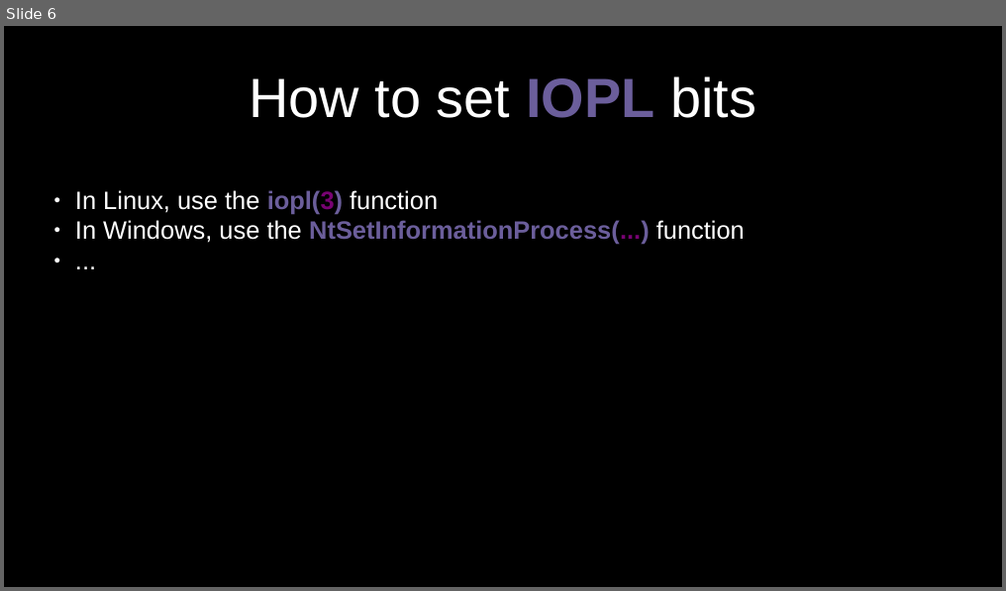
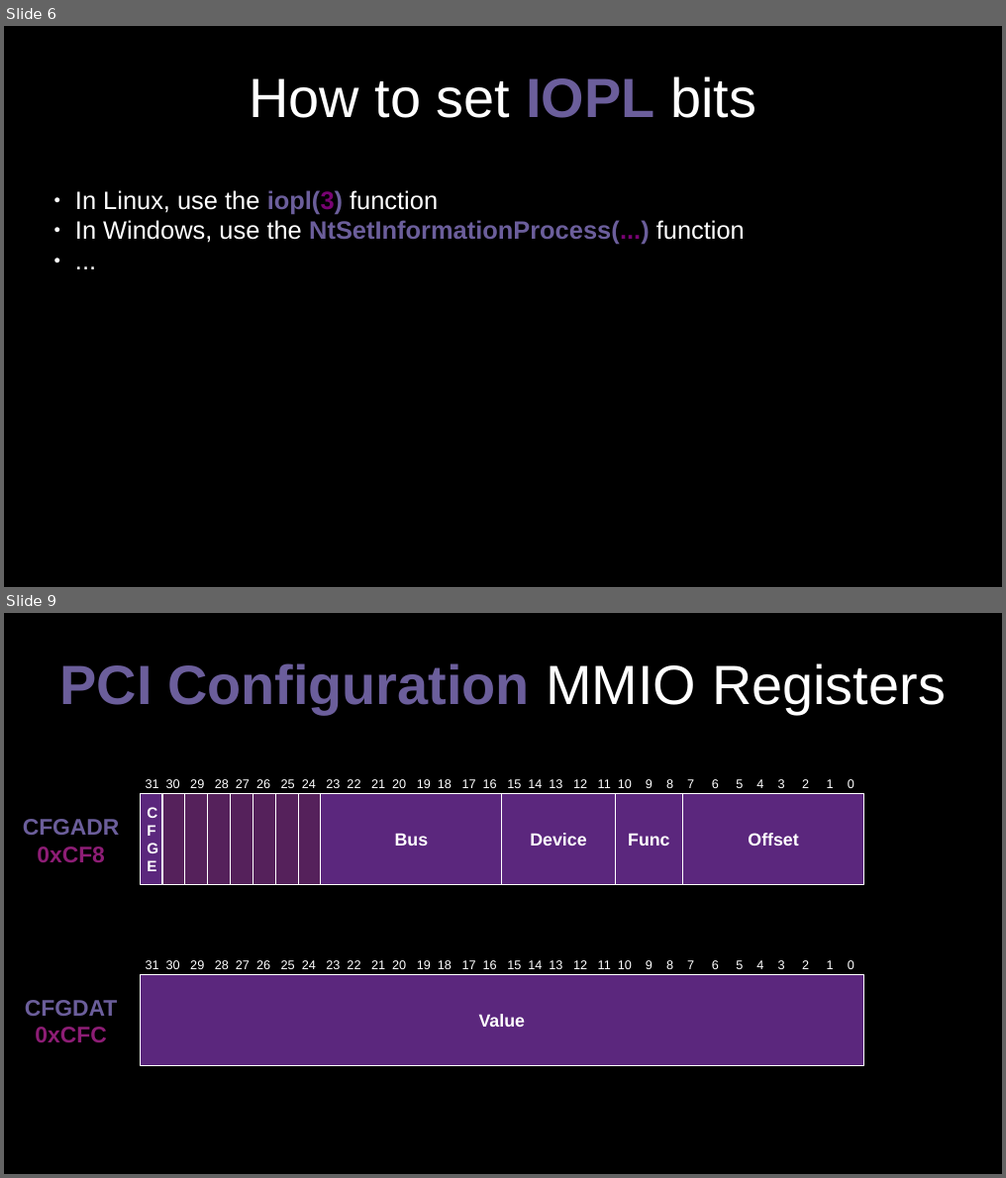
Before and after one commit to 0x0000z3r0/bios, a slide deck: docs/paper/BIOS.odp. Shown one above the other, each under a label of ours: slide 6 before the commit, slides 6 and 9 after it; the slides between them are not shown. The pictures are 1006x591 and 1006x1178 pixels, drawn with LibreOffice and Linux fonts; fonts in the diff are those of the drawing. Boxes give left, top, right and bottom in pixels: in the first picture for what was removed or moved away, otherwise in the second. Text is boxed around its words. In the diff, an @@ line names an element or a change of style, - is before the commit and + after.

```diff
--- a/docs/paper/BIOS.odp
+++ b/docs/paper/BIOS.odp
@@ slide 9 added at [4, 613, 1002, 1174], background #000000 @@
@@ title added at [60, 663, 945, 714], 44 pt, text #6B5E9B, bold @@
+PCI Configuration MMIO Registers
@@ text added at [146, 779, 854, 788], 10 pt, text #FFFFFF @@
+31 30 29 28 27 26 25 24 23 22 21 20 19 18 17 16 15 14 13 12 11 10 9 8 7 6 5 4 3 2 1 0
@@ text added at [23, 819, 120, 862], 18 pt, text #6B5E9B, bold @@
+CFGADR
+0xCF8
@@ text added at [138, 801, 160, 878], 12 pt, text #FFFFFF, bold @@
+CFGE
@@ rectangle added at [140, 794, 162, 884], fill #5B277D, outline #FFFFFF 0.79 pt @@
@@ rectangle added at [162, 794, 185, 884], fill #55215B, outline #FFFFFF 0.79 pt @@
@@ rectangle added at [185, 794, 208, 884], fill #55215B, outline #FFFFFF 0.79 pt @@
@@ rectangle added at [208, 794, 231, 884], fill #55215B, outline #FFFFFF 0.79 pt @@
@@ rectangle added at [231, 794, 253, 884], fill #55215B, outline #FFFFFF 0.79 pt @@
@@ rectangle added at [253, 794, 275, 884], fill #55215B, outline #FFFFFF 0.79 pt @@
@@ rectangle added at [275, 794, 298, 884], fill #55215B, outline #FFFFFF 0.79 pt @@
@@ rectangle added at [298, 794, 321, 884], fill #55215B, outline #FFFFFF 0.79 pt @@
@@ rectangle added at [321, 794, 502, 884], fill #5B277D, outline #FFFFFF 0.79 pt, 14 pt, text #FFFFFF, bold @@
+Bus
@@ rectangle added at [502, 794, 615, 884], fill #5B277D, outline #FFFFFF 0.79 pt, 14 pt, text #FFFFFF, bold @@
+Device
@@ rectangle added at [615, 794, 683, 884], fill #5B277D, outline #FFFFFF 0.79 pt, 14 pt, text #FFFFFF, bold @@
+Func
@@ rectangle added at [683, 794, 864, 884], fill #5B277D, outline #FFFFFF 0.79 pt, 14 pt, text #FFFFFF, bold @@
+Offset
@@ text added at [146, 960, 785, 969], 10 pt, text #FFFFFF @@
+31 30 29 28 27 26 25 24 23 22 21 20 19 18 17 16 15 14 13 12 11 10 9 8 7 6 5 4 3 2 1 0
@@ rectangle added at [140, 975, 864, 1065], fill #5B277D, outline #FFFFFF 0.79 pt, 14 pt, text #FFFFFF, bold @@
+Value
@@ text added at [25, 1000, 117, 1043], 18 pt, text #6B5E9B, bold @@
+CFGDAT
+0xCFC
```
Also in this commit, not shown: 5 slides changed, 14 other slides added.
